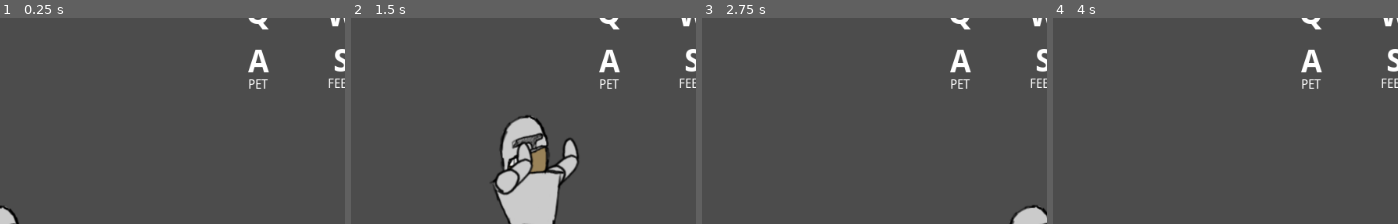
Above: before the commit, frames 1-4 (left to right).
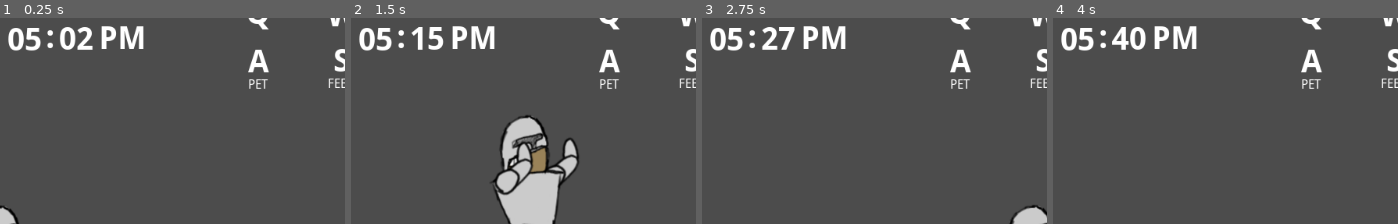
Above: after the commit, the same moments.

Repository: Wall-Dough/unstable
Game: Godot game, scene res://level/Level.tscn
The game is run twice, just before and just after one commit, with the same random seed, the same clock (stepped at 60 frames per second) and the same inputs.
Inputs:
- Up to frame 1 (0.25 s): no input
- Up to frame 2 (1.5 s): hold Right (move_right) 0.53-1.28 s; hold S (give) 0.53-1.28 s; tap Up (jump) at 0.77 s; hold A (kick_left) from 1.28 s (still down); tap S (give) at 1.35 s
- Up to frame 3 (2.75 s): tap Up (jump) at 1.52 s; release A (kick_left) at 2.03 s; hold Right (move_right) from 2.03 s (still down); hold S (give) from 2.03 s (still down)
- Up to frame 4 (4 s): release S (give) at 2.78 s; tap S (give) at 2.85 s; tap Up (jump) at 3.02, 3.77 s; release Right (move_right) at 3.53 s; hold A (kick_left) from 3.53 s (still down); hold S (give) from 3.53 s (still down)
The pictures show only the part of the screen within x 8-58%, y 6-56%; the shares and areas given below are measured in that part.

The runs differ from the first frame. In frame 1, 2.4% of the frame differs, in the area x 2-42%, y 3-17%; in frame 2, 2.2%; in frame 3, 2.3%; in frame 4, 2.4%.

Commit message:
Display time

Diff:
--- a/level/Level.gd
+++ b/level/Level.gd
@@ -4,6 +4,11 @@
 # Declare member variables here. Examples:
 # var a = 2
 # var b = "text"
+
+# time in minutes
+var time = 60 * 17
+var time_speed = 10
+var max_time = 24 * 60
 
 
 # Called when the node enters the scene tree for the first time.
@@ -35,6 +40,23 @@
 	else:
 		$Controls.show_non_combat()
 
+func display_time():
+	var am_pm = "AM"
+	var hours = floor(time / 60)
+	if hours >= 12:
+		am_pm = "PM"
+	if hours == 0:
+		hours = 12
+	if hours > 12:
+		hours -= 12
+	var minutes = int(time) % 60
+	$time/hours.set_text("%02d" % hours)
+	$time/minutes.set_text("%02d" % minutes)
+	$time/am_pm.set_text(am_pm)
+
 # Called every frame. 'delta' is the elapsed time since the previous frame.
-#func _process(delta):
-#	pass
+func _process(delta):
+	time += delta * time_speed
+	if time >= max_time:
+		time = 0
+	display_time()
--- a/level/Level.tscn
+++ b/level/Level.tscn
@@ -1,16 +1,21 @@
-[gd_scene load_steps=8 format=2]
+[gd_scene load_steps=10 format=2]
 
 [ext_resource path="res://monster/Monster.tscn" type="PackedScene" id=1]
 [ext_resource path="res://player/Player.tscn" type="PackedScene" id=2]
 [ext_resource path="res://level/Level.gd" type="Script" id=3]
 [ext_resource path="res://sounds/Sounds.tscn" type="PackedScene" id=4]
 [ext_resource path="res://controls/Controls.tscn" type="PackedScene" id=5]
+[ext_resource path="res://fonts/droid-sans/DroidSans-Bold.ttf" type="DynamicFontData" id=6]
 
 [sub_resource type="RectangleShape2D" id=1]
 extents = Vector2( 1000, 50 )
 
 [sub_resource type="RectangleShape2D" id=2]
 extents = Vector2( 40, 800 )
+
+[sub_resource type="DynamicFont" id=3]
+size = 40
+font_data = ExtResource( 6 )
 
 [node name="Level" type="Node2D"]
 script = ExtResource( 3 )
@@ -59,3 +64,46 @@
 margin_top = 52.981
 margin_right = 363.803
 margin_bottom = 52.981
+
+[node name="time" type="Control" parent="."]
+margin_left = 88.3044
+margin_top = 76.5305
+margin_right = 128.304
+margin_bottom = 116.53
+__meta__ = {
+"_edit_use_anchors_": false
+}
+
+[node name="hours" type="Label" parent="time"]
+margin_left = 14.8272
+margin_top = 10.265
+margin_right = 58.8272
+margin_bottom = 58.265
+custom_fonts/font = SubResource( 3 )
+text = "17"
+align = 2
+
+[node name="colon" type="Label" parent="time"]
+margin_left = 49.7846
+margin_top = 6.33143
+margin_right = 89.7846
+margin_bottom = 54.3314
+custom_fonts/font = SubResource( 3 )
+text = ":"
+align = 1
+
+[node name="minutes" type="Label" parent="time"]
+margin_left = 80.9635
+margin_top = 9.23398
+margin_right = 124.964
+margin_bottom = 57.234
+custom_fonts/font = SubResource( 3 )
+text = "00"
+
+[node name="am_pm" type="Label" parent="time"]
+margin_left = 132.474
+margin_top = 7.76224
+margin_right = 176.474
+margin_bottom = 55.7622
+custom_fonts/font = SubResource( 3 )
+text = "PM"
